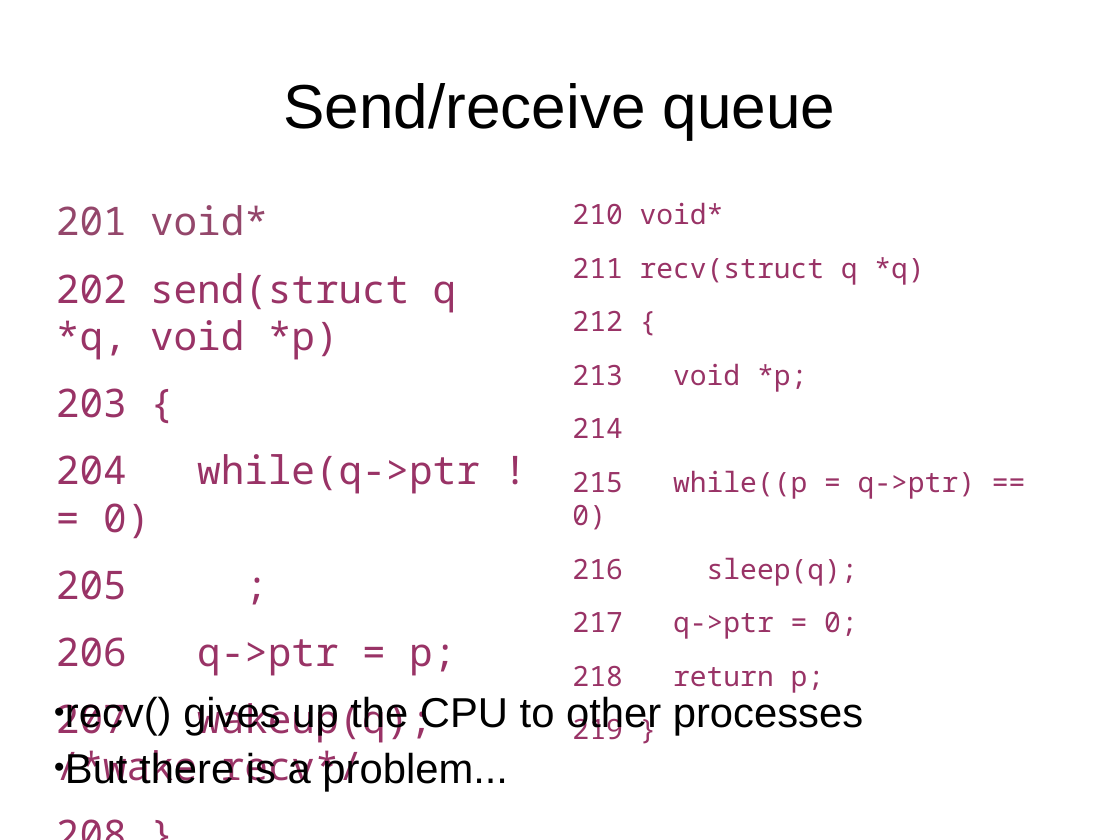
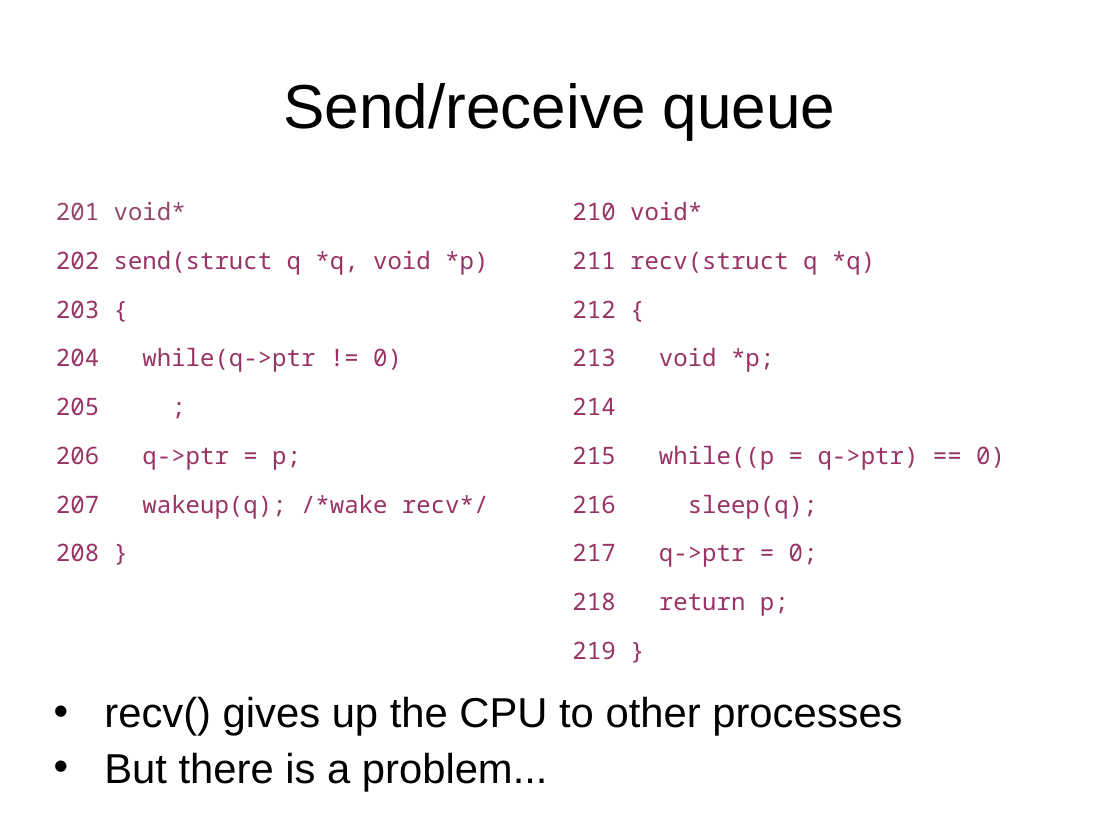
Before and after one commit to antonburtsev/cs5460, a slide deck: slide 91 of lectures/lecture12-synchronization/lecture12-synchronization.pptx (slide 90 before the commit). Drawn at 1120x840 pixels with LibreOffice and Linux fonts; fonts in the diff are those of the drawing. Boxes give left, top, right and bottom in pixels: in the first picture for what was removed or moved away, otherwise in the second. Text is boxed around its words. In the diff, an @@ line names an element or a change of style, - is before the commit and + after.

```diff
--- a/lectures/lecture12-synchronization/lecture12-synchronization.pptx
+++ b/lectures/lecture12-synchronization/lecture12-synchronization.pptx
@@ text "201 void*" at (56,201,488,562): size 27.9 to 17 pt @@
@@ text "210 void*" at (572,201,875,660): size 19.8 to 17 pt @@
@@ text "recv() gives up the CPU ..." at (104,696,902,792): bullet ● to • @@
```
Also in this commit, not shown: 12 other slides changed, 1 slide added, 4 other files.
